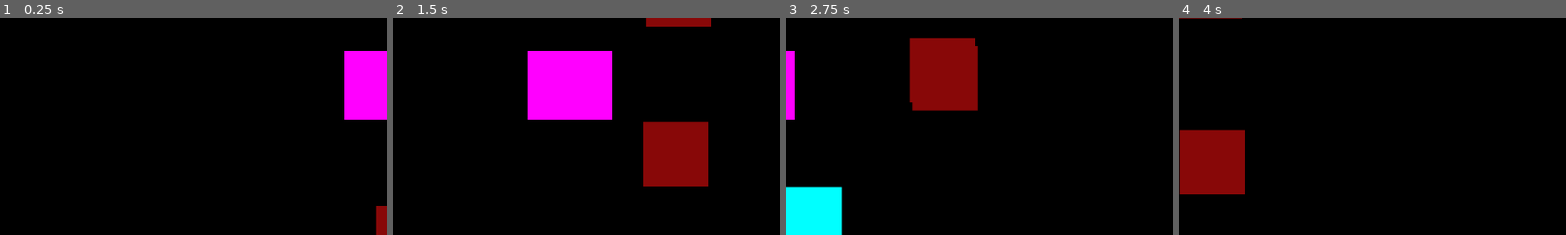
Above: before the commit, frames 1-4 (left to right).
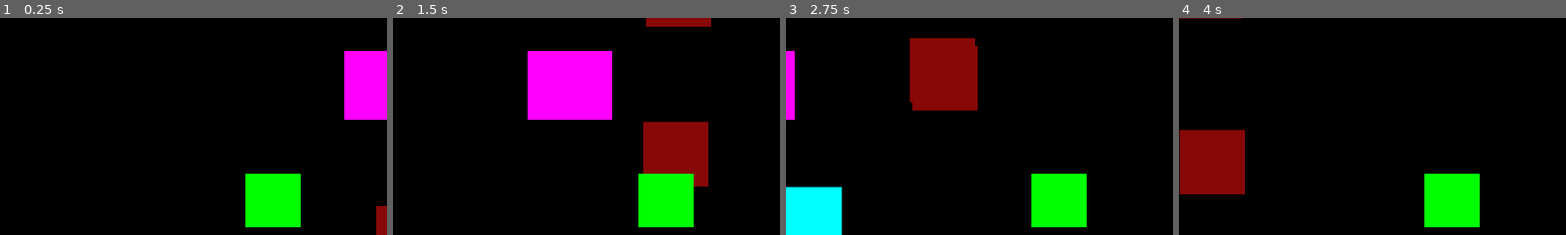
Above: after the commit, the same moments.

Repository: GitProjectAS/DOT-ESCAPE
Game: Godot game, scene res://Scenes/level.tscn
The game is run twice, just before and just after one commit, with the same random seed, the same clock (stepped at 60 frames per second) and the same inputs.
Inputs:
- Up to frame 1 (0.25 s): no input
- Up to frame 2 (1.5 s): hold Right (ui_right) 0.53-1.28 s; hold Down (ui_down) from 1.28 s (still down)
- Up to frame 3 (2.75 s): release Down (ui_down) at 2.03 s; hold Right (ui_right) from 2.03 s (still down)
- Up to frame 4 (4 s): release Right (ui_right) at 2.78 s; hold Up (ui_up) 2.78-3.53 s; hold Left (ui_left) from 3.53 s (still down)
The pictures show only the part of the screen within x 40-90%, y 37-87%; the shares and areas given below are measured in that part.

The runs differ from the first frame. In frame 1, 3.6% of the frame differs, in the area x 63-78%, y 71-97%; in frame 2, 3.6%; in frame 3, 3.6%; in frame 4, 3.6%.

Commit message:
goal script

Diff:
--- a/dot-escape---godot-/Scenes/goal.tscn
+++ b/dot-escape---godot-/Scenes/goal.tscn
@@ -1,9 +1,12 @@
 [gd_scene format=3 uid="uid://dhhpj0uksvtxl"]
+
+[ext_resource type="Script" uid="uid://3f1ftyc182i8" path="res://scripts/goal.gd" id="1_paeek"]
 
 [sub_resource type="CircleShape2D" id="CircleShape2D_ax2ce"]
 radius = 40.112343
 
 [node name="Area2D" type="Area2D" unique_id=472797888]
+script = ExtResource("1_paeek")
 
 [node name="ColorRect" type="ColorRect" parent="." unique_id=557199081]
 offset_left = -41.0
@@ -14,3 +17,5 @@
 
 [node name="CollisionShape2D" type="CollisionShape2D" parent="." unique_id=15828112]
 shape = SubResource("CircleShape2D_ax2ce")
+
+[connection signal="body_entered" from="." to="." method="_on_body_entered"]
--- a/dot-escape---godot-/Scenes/level.tscn
+++ b/dot-escape---godot-/Scenes/level.tscn
@@ -3,6 +3,7 @@
 [ext_resource type="PackedScene" uid="uid://coypbcqkgc6je" path="res://Scenes/Player.tscn" id="1_tumq0"]
 [ext_resource type="PackedScene" uid="uid://dr8xm58ngdrdp" path="res://Scenes/enemy horizontal.tscn" id="2_k5f4k"]
 [ext_resource type="PackedScene" uid="uid://dtpbrgoxdawcg" path="res://Scenes/Vertical_enemy.tscn" id="3_6phgx"]
+[ext_resource type="PackedScene" uid="uid://dhhpj0uksvtxl" path="res://Scenes/goal.tscn" id="4_81xng"]
 
 [sub_resource type="RectangleShape2D" id="RectangleShape2D_tumq0"]
 size = Vector2(0, 644.5)
@@ -65,3 +66,6 @@
 
 [node name="Area2D" parent="." unique_id=1221250160 groups=["vertical enemies"] instance=ExtResource("2_k5f4k")]
 position = Vector2(1093, 340)
+
+[node name="Area2D2" parent="." unique_id=472797888 instance=ExtResource("4_81xng")]
+position = Vector2(860, 512)
--- /dev/null
+++ b/dot-escape---godot-/scripts/goal.gd
@@ -0,0 +1,16 @@
+extends Area2D
+
+
+# Called when the node enters the scene tree for the first time.
+func _ready() -> void:
+	pass # Replace with function body.
+
+
+# Called every frame. 'delta' is the elapsed time since the previous frame.
+func _process(delta: float) -> void:
+	pass
+
+
+func _on_body_entered(body: Node2D) -> void:
+	if body.name == "CharacterBody2D":
+		get_tree().change_scene_to_file("res://Scenes/level.tscn")
Not shown, added: dot-escape---godot-/scripts/goal.gd.uid
